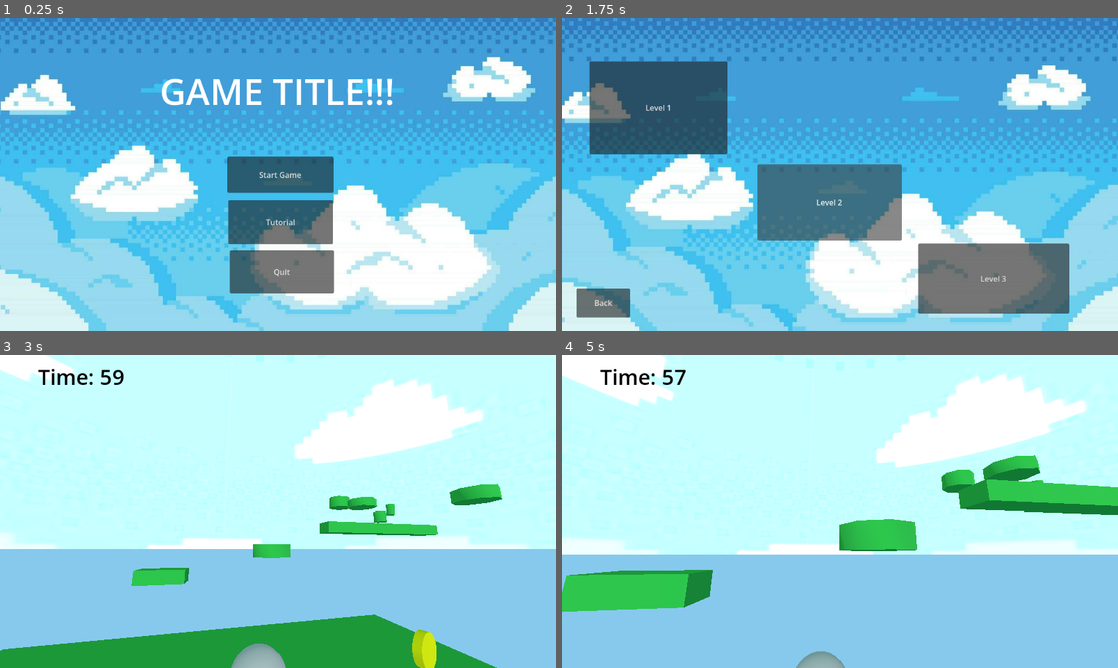
Above: before the commit, frames 1-4 (two rows, left to right).
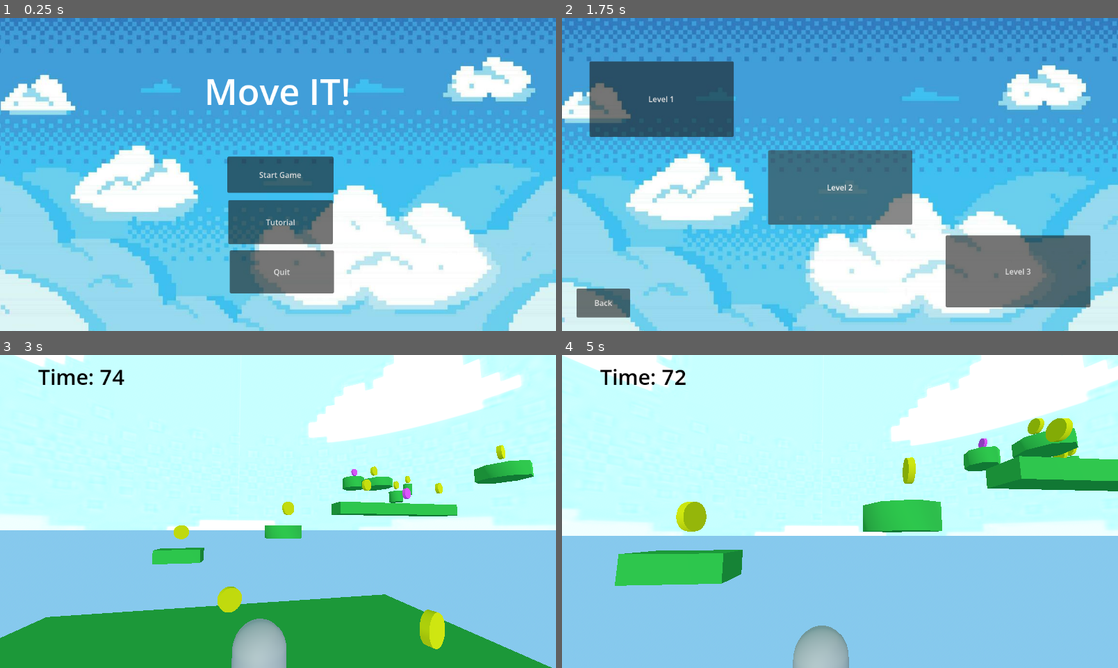
Above: after the commit, the same moments.

Repository: dbpkc15/CapstoneProject
Game: Godot game, scene res://main_menu.tscn
Two runs of this game, one before a commit and one after it. Both use one fixed random seed, a clock stepped at 60 frames per second and the inputs below.
Inputs (mouse positions are in pixels of both pictures, inside the frame that each line leads up to):
- Up to frame 1 (0.25 s): no input
- Up to frame 2 (1.75 s): click "Start Game" at 0.5 s; click "Start Game" at 1.25 s
- Up to frame 3 (3 s): click "Level 2" at 2 s; tap Enter (ui_accept) at 2.75 s; move the mouse to (305, 511) at 2.77 s; hold W (UpMovement) from 2.78 s (still down)
- Up to frame 4 (5 s): keep holding W (UpMovement); tap Enter (ui_accept) at 3.02, 3.77 s; move the mouse to (812, 511) at 3.52 s; move the mouse to (851, 505) at 4.27 s

The runs differ from the first frame. In frame 1, 1.7% of the frame differs, in the area x 29-71%, y 19-28%; in frame 2, 8.3%; in frame 3, 27%; in frame 4, 28%, in the area x 0-100%, y 0-100%.

Commit message:
Finished my level!

Diff:
--- a/capstone-project/Level_2.tscn
+++ b/capstone-project/Level_2.tscn
@@ -6,6 +6,7 @@
 [ext_resource type="PackedScene" uid="uid://cflplv6pviyuw" path="res://endpad.tscn" id="2_q4d37"]
 [ext_resource type="PackedScene" uid="uid://b4elh84wwwcsn" path="res://hud.tscn" id="4_3djxs"]
 [ext_resource type="PackedScene" uid="uid://b8bgaamg66tbb" path="res://coin.tscn" id="5_rlddw"]
+[ext_resource type="PackedScene" uid="uid://cn04dxxyb0mnj" path="res://optionalcoin.tscn" id="7_kgqac"]
 
 [sub_resource type="ProceduralSkyMaterial" id="ProceduralSkyMaterial_0xm2m"]
 sky_top_color = Color(0.5254762, 0.78750205, 0.9281895, 1)
@@ -225,8 +226,108 @@
 shape = SubResource("CylinderShape3D_65pcf")
 
 [node name="Hud" parent="." unique_id=2018469095 instance=ExtResource("4_3djxs")]
+time = 75
 
 [node name="coin" parent="." unique_id=2097315517 instance=ExtResource("5_rlddw")]
 transform = Transform3D(1, 0, 0, 0, 1, 0, 0, 0, 1, 6.646394, 1.1100514, -3.4208672)
 
+[node name="coin6" parent="." unique_id=243181958 instance=ExtResource("5_rlddw")]
+transform = Transform3D(1, 0, 0, 0, 1, 0, 0, 0, 1, -7.4119177, 1.1100514, 0.45712066)
+
+[node name="coin9" parent="." unique_id=1418127188 instance=ExtResource("5_rlddw")]
+transform = Transform3D(1, 0, 0, 0, 1, 0, 0, 0, 1, 6.1944017, 1.1100514, 4.3083477)
+
+[node name="coin11" parent="." unique_id=746740325 instance=ExtResource("5_rlddw")]
+transform = Transform3D(1, 0, 0, 0, 1, 0, 0, 0, 1, -0.6035042, 1.1100514, -8.022657)
+
+[node name="coin7" parent="." unique_id=423500263 instance=ExtResource("5_rlddw")]
+transform = Transform3D(1, 0, 0, 0, 1, 0, 0, 0, 1, -5.0323515, 4.4745245, -15.752716)
+
+[node name="coin8" parent="." unique_id=1694253889 instance=ExtResource("5_rlddw")]
+transform = Transform3D(1, 0, 0, 0, 1, 0, 0, 0, 1, 4.347088, 6.6820583, -15.752716)
+
+[node name="coin14" parent="." unique_id=2070954421 instance=ExtResource("5_rlddw")]
+transform = Transform3D(1, 0, 0, 0, 1, 0, 0, 0, 1, 13.150738, 9.390557, -16.28403)
+
+[node name="coin15" parent="." unique_id=2052071505 instance=ExtResource("5_rlddw")]
+transform = Transform3D(1, 0, 0, 0, 1, 0, 0, 0, 1, 22.455896, 9.390557, -16.28403)
+
+[node name="coin16" parent="." unique_id=1939812440 instance=ExtResource("5_rlddw")]
+transform = Transform3D(1, 0, 0, 0, 1, 0, 0, 0, 1, 22.455896, 11.462202, -10.401534)
+
+[node name="coin17" parent="." unique_id=595197386 instance=ExtResource("5_rlddw")]
+transform = Transform3D(1, 0, 0, 0, 1, 0, 0, 0, 1, 23.342382, 15.028589, -1.8204508)
+
+[node name="coin18" parent="." unique_id=452787720 instance=ExtResource("5_rlddw")]
+transform = Transform3D(1, 0, 0, 0, 1, 0, 0, 0, 1, 31.721434, 17.682198, 5.7296743)
+
+[node name="coin20" parent="." unique_id=1767714042 instance=ExtResource("5_rlddw")]
+transform = Transform3D(1, 0, 0, 0, 1, 0, 0, 0, 1, 19.621218, 20.39041, 10.996172)
+
+[node name="coin27" parent="." unique_id=2128852611 instance=ExtResource("5_rlddw")]
+transform = Transform3D(1, 0, 0, 0, 1, 0, 0, 0, 1, 24.757008, 20.39041, 7.2844677)
+
+[node name="coin21" parent="." unique_id=284623013 instance=ExtResource("5_rlddw")]
+transform = Transform3D(1, 0, 0, 0, 1, 0, 0, 0, 1, 10.328028, 21.252913, 7.790103)
+
+[node name="coin22" parent="." unique_id=387247984 instance=ExtResource("5_rlddw")]
+transform = Transform3D(1, 0, 0, 0, 1, 0, 0, 0, 1, 9.000299, 22.039768, 16.718632)
+
+[node name="coin23" parent="." unique_id=1194904200 instance=ExtResource("5_rlddw")]
+transform = Transform3D(1, 0, 0, 0, 1, 0, 0, 0, 1, 2.9246712, 23.485191, 14.253199)
+
+[node name="coin24" parent="." unique_id=69670255 instance=ExtResource("5_rlddw")]
+transform = Transform3D(1, 0, 0, 0, 1, 0, 0, 0, 1, 2.9935322, 21.505688, 19.874632)
+
+[node name="coin25" parent="." unique_id=1163984595 instance=ExtResource("5_rlddw")]
+transform = Transform3D(1, 0, 0, 0, 1, 0, 0, 0, 1, -3.8642082, 25.681835, 16.076117)
+
+[node name="coin26" parent="." unique_id=2069433759 instance=ExtResource("5_rlddw")]
+transform = Transform3D(1, 0, 0, 0, 1, 0, 0, 0, 1, -5.1529713, 26.621033, 8.107447)
+
+[node name="coin19" parent="." unique_id=214101886 instance=ExtResource("5_rlddw")]
+transform = Transform3D(1, 0, 0, 0, 1, 0, 0, 0, 1, 28.38728, 17.652891, 5.6856627)
+
+[node name="coin10" parent="." unique_id=1529511246 instance=ExtResource("5_rlddw")]
+transform = Transform3D(1, 0, 0, 0, 1, 0, 0, 0, 1, 17.750946, 12.593684, -21.200922)
+
+[node name="coin12" parent="." unique_id=1127684518 instance=ExtResource("5_rlddw")]
+transform = Transform3D(1, 0, 0, 0, 1, 0, 0, 0, 1, 23.899502, 11.594794, -24.355026)
+
+[node name="coin13" parent="." unique_id=1894194441 instance=ExtResource("5_rlddw")]
+transform = Transform3D(1, 0, 0, 0, 1, 0, 0, 0, 1, 28.316483, 13.2737255, -26.700415)
+
+[node name="coin2" parent="." unique_id=1444324771 instance=ExtResource("5_rlddw")]
+transform = Transform3D(1, 0, 0, 0, 1, 0, 0, 0, 1, -2.6071787, 1.1913648, 6.237772)
+
+[node name="coin3" parent="." unique_id=744434935 instance=ExtResource("5_rlddw")]
+transform = Transform3D(1, 0, 0, 0, 1, 0, 0, 0, 1, -13.375307, 1.1100514, -8.284592)
+
+[node name="coin5" parent="." unique_id=1116107557 instance=ExtResource("5_rlddw")]
+transform = Transform3D(1, 0, 0, 0, 1, 0, 0, 0, 1, -26.028181, 6.070238, -5.798577)
+
+[node name="optionalcoin" parent="." unique_id=1397667212 instance=ExtResource("7_kgqac")]
+transform = Transform3D(1, 0, 0, 0, 1, 0, 0, 0, 1, -13.430115, 1.1306934, -2.795044)
+
+[node name="optionalcoin2" parent="." unique_id=1499295947 instance=ExtResource("7_kgqac")]
+transform = Transform3D(1, 0, 0, 0, 1, 0, 0, 0, 1, -18.13248, 3.7821875, -5.5485373)
+
+[node name="optionalcoin3" parent="." unique_id=1094289306 instance=ExtResource("7_kgqac")]
+transform = Transform3D(1, 0, 0, 0, 1, 0, 0, 0, 1, 18.26192, 8.688022, -16.490768)
+
+[node name="optionalcoin4" parent="." unique_id=69373722 instance=ExtResource("7_kgqac")]
+transform = Transform3D(1, 0, 0, 0, 1, 0, 0, 0, 1, 19.257015, 14.514418, -28.401384)
+
+[node name="optionalcoin5" parent="." unique_id=1491413624 instance=ExtResource("7_kgqac")]
+transform = Transform3D(1, 0, 0, 0, 1, 0, 0, 0, 1, 29.654612, 17.765604, 3.5412302)
+
+[node name="optionalcoin6" parent="." unique_id=122096700 instance=ExtResource("7_kgqac")]
+transform = Transform3D(1, 0, 0, 0, 1, 0, 0, 0, 1, 24.576454, 20.297537, 12.522719)
+
+[node name="optionalcoin7" parent="." unique_id=33299984 instance=ExtResource("7_kgqac")]
+transform = Transform3D(1, 0, 0, 0, 1, 0, 0, 0, 1, 9.057987, 22.133316, 19.875822)
+
+[node name="optionalcoin8" parent="." unique_id=1928600820 instance=ExtResource("7_kgqac")]
+transform = Transform3D(1, 0, 0, 0, 1, 0, 0, 0, 1, -4.609618, 27.082592, 19.875822)
+
 [connection signal="body_entered" from="WinArea" to="WinArea" method="_on_body_entered"]
--- a/capstone-project/levels.tscn
+++ b/capstone-project/levels.tscn
@@ -19,24 +19,24 @@
 layout_mode = 0
 offset_left = 59.0
 offset_top = 93.0
-offset_right = 345.0
-offset_bottom = 285.0
+offset_right = 358.0
+offset_bottom = 249.0
 text = "Level 1"
 
 [node name="Level_2" type="Button" parent="Control" unique_id=1759262212]
 layout_mode = 0
-offset_left = 407.0
-offset_top = 306.0
-offset_right = 706.0
-offset_bottom = 464.0
+offset_left = 429.0
+offset_top = 277.0
+offset_right = 728.0
+offset_bottom = 431.0
 text = "Level 2"
 
 [node name="Level_3" type="Button" parent="Control" unique_id=2089882609]
 layout_mode = 0
-offset_left = 740.0
-offset_top = 470.0
-offset_right = 1053.0
-offset_bottom = 615.0
+offset_left = 797.0
+offset_top = 453.0
+offset_right = 1097.0
+offset_bottom = 602.0
 text = "Level 3"
 
 [node name="Main" type="Button" parent="Control" unique_id=360813453]
--- a/capstone-project/main_menu.tscn
+++ b/capstone-project/main_menu.tscn
@@ -74,7 +74,7 @@
 offset_right = 1150.0
 offset_bottom = 274.0
 theme_override_font_sizes/font_size = 75
-text = "GAME TITLE!!!"
+text = "Move IT!"
 horizontal_alignment = 1
 
 [connection signal="pressed" from="Button_Manager/Start" to="." method="_on_start_pressed"]
